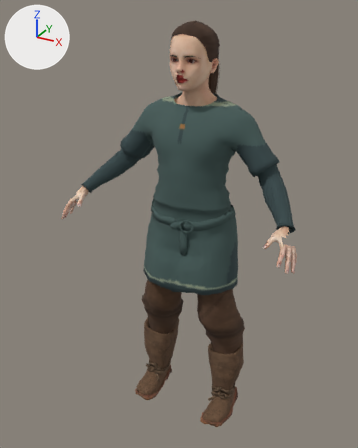
A saved change to the glTF model apps/client/src/props/art-study/source-people/ada-field-tunic-motion.glb.
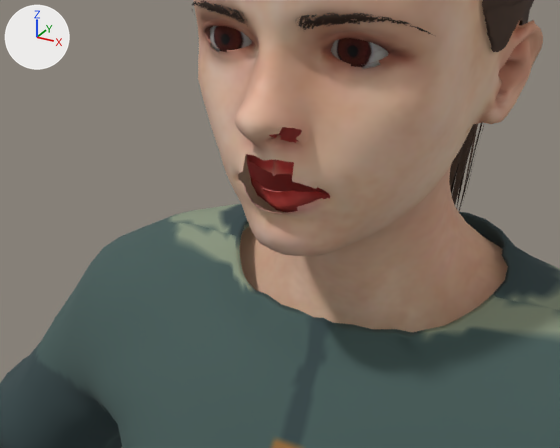
There are two pictures of each version: one whole from a 50 mm lens placed at (0.958, -1.819, 1.902), pointed at (-0.046, 0.007, 0.989), one close up from a 50 mm lens placed at (0.182, -0.388, 1.782), pointed at (0.007, -0.07, 1.624). The lights are fixed; the arrows at upper left show +X, +Y and +Z. The first two pictures are the older version. Where no turn or scale is listed for an object, it has been applied to the vertices. Vertices at exactly the same position are counted once.

Objects in the first close-up: 'Ada field-tunic', 'Ada field-tunic.eyebrow001', 'Ada field-tunic.low-poly', 'Ada field-tunic.ponytail01', 'Ada field-tunic.rehmanpolanski_viking_tunic'.
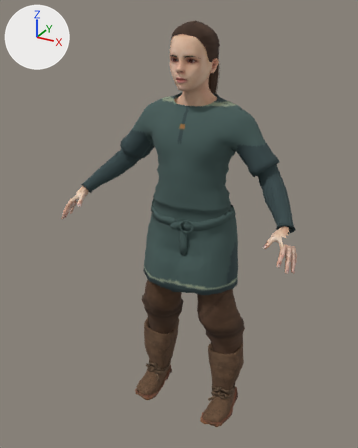
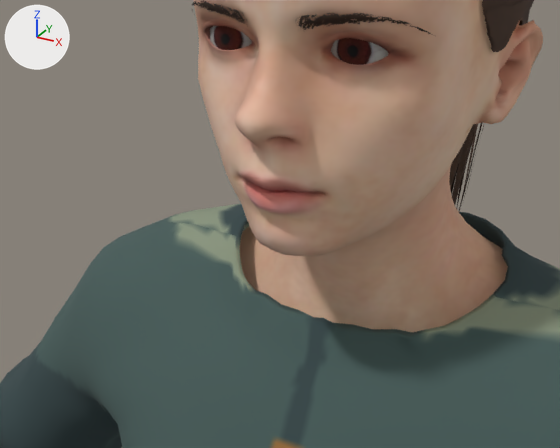
Boxes [x1, y1, x2, y2] around the edits, measured in the close-ups (560 x 448 px):
part 1 of me_base, built on: after [210, 42, 381, 213]

What the commit changed:
me_base is used by ob_ada_field_tunic_1; location (-0.0003, 0.0935, 0.0148).
me_base had 7107 vertices, 13870 faces and spanned x -0.553..0.553, y -0.346..0.068, z 0.976..1.826.
me_base now has 7453 vertices, 14724 faces and spans x -0.553..0.553, y -0.346..0.068, z 0.976..1.826.
me_base part 1: 2 vertices moved within x -0.044..0.044, y -0.141, z 1.69; 346 vertices added at x -0.045..0.045, y -0.172..-0.136, z 1.616..1.69.
